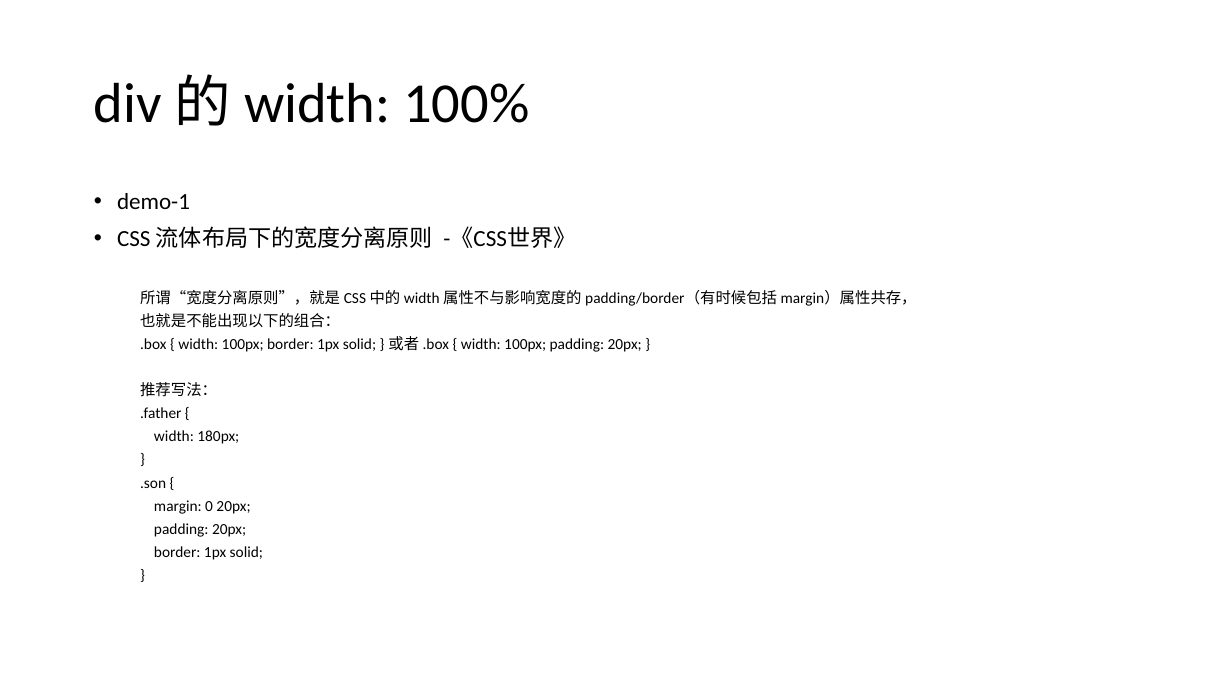
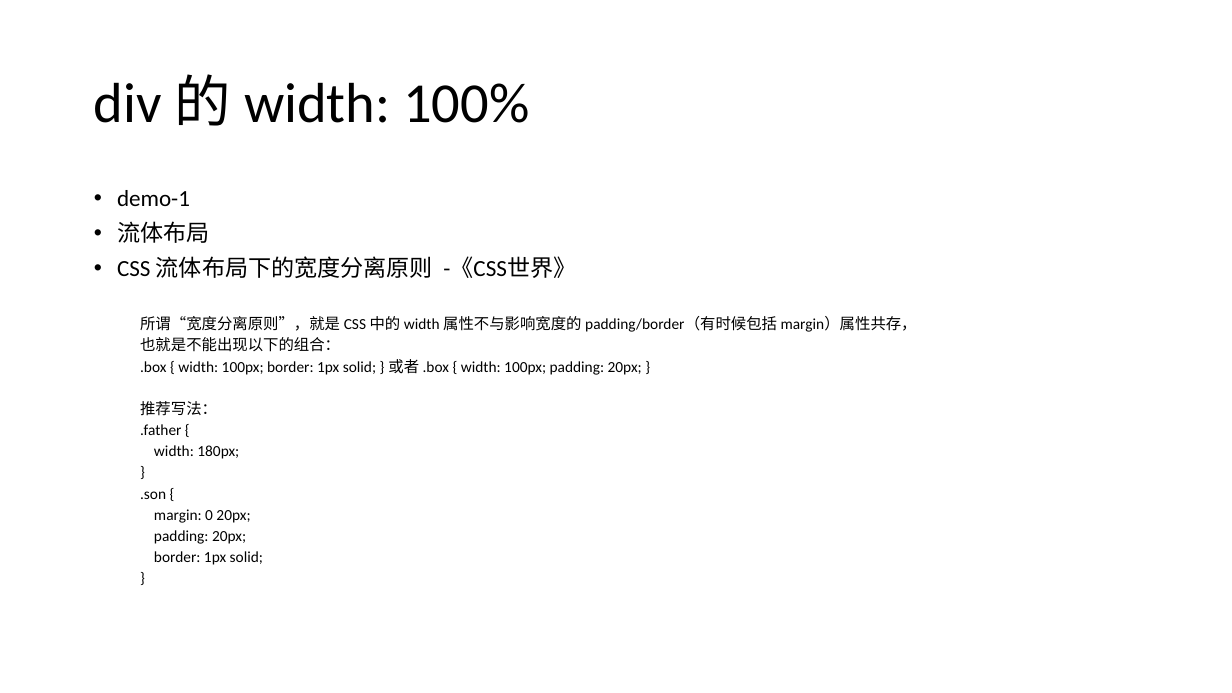
Before and after one commit to FBmm/Frontend-blog, a slide deck: slide 6 of CSS/css分享/css分享 - 布局.pptx. Drawn at 1232x693 pixels with LibreOffice and Linux fonts; fonts in the diff are those of the drawing. Boxes give left, top, right and bottom in pixels: in the first picture for what was removed or moved away, otherwise in the second. Text is boxed around its words. In the diff, an @@ line names an element or a change of style, - is before the commit and + after.

Commit message:
css分享 layout demo

```diff
--- a/CSS/css分享/css分享 - 布局.pptx
+++ b/CSS/css分享/css分享 - 布局.pptx
@@ text at <box>117,190,917,565</box>: line spacing 0.9 to 0.8 @@
@@ text at <box>117,221,209,243</box>: paragraph added @@
+• 流体布局
```
Also in this commit, not shown: 1 other slide changed, 6 other files.
